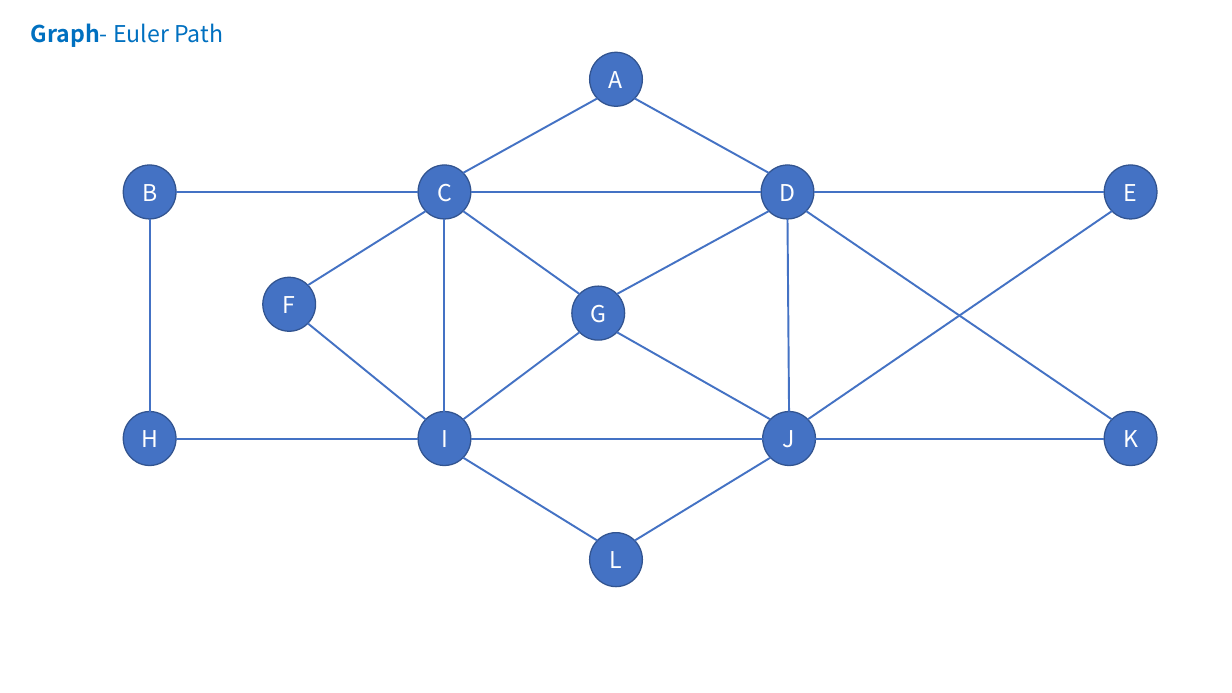
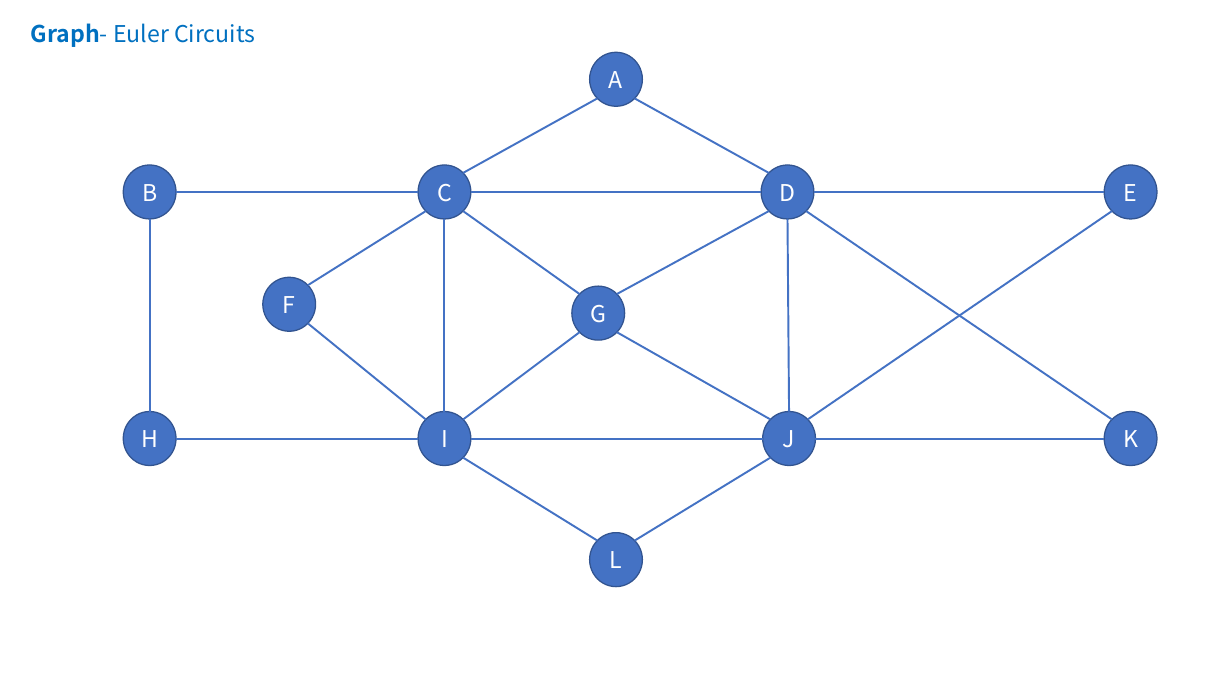
Before and after one commit to online-books/Data-Structures-and-Algorithm-Analysis-in-TS, a slide deck: slide 7 of Assets/visualization.pptx (slide 5 before the commit). Drawn at 1232x693 pixels with LibreOffice and Linux fonts; fonts in the diff are those of the drawing. Boxes give left, top, right and bottom in pixels: in the first picture for what was removed or moved away, otherwise in the second. Text is boxed around its words. In the diff, an @@ line names an element or a change of style, - is before the commit and + after.

Commit message:
EulerPath

```diff
--- a/Assets/visualization.pptx
+++ b/Assets/visualization.pptx
@@ text at (x1=31, y1=23, x2=255, y2=47): text changed @@
-Graph- Euler Path
+Graph- Euler Circuits
```
Also in this commit, not shown: 1 other slide changed, 2 slides added, 15 other files.
